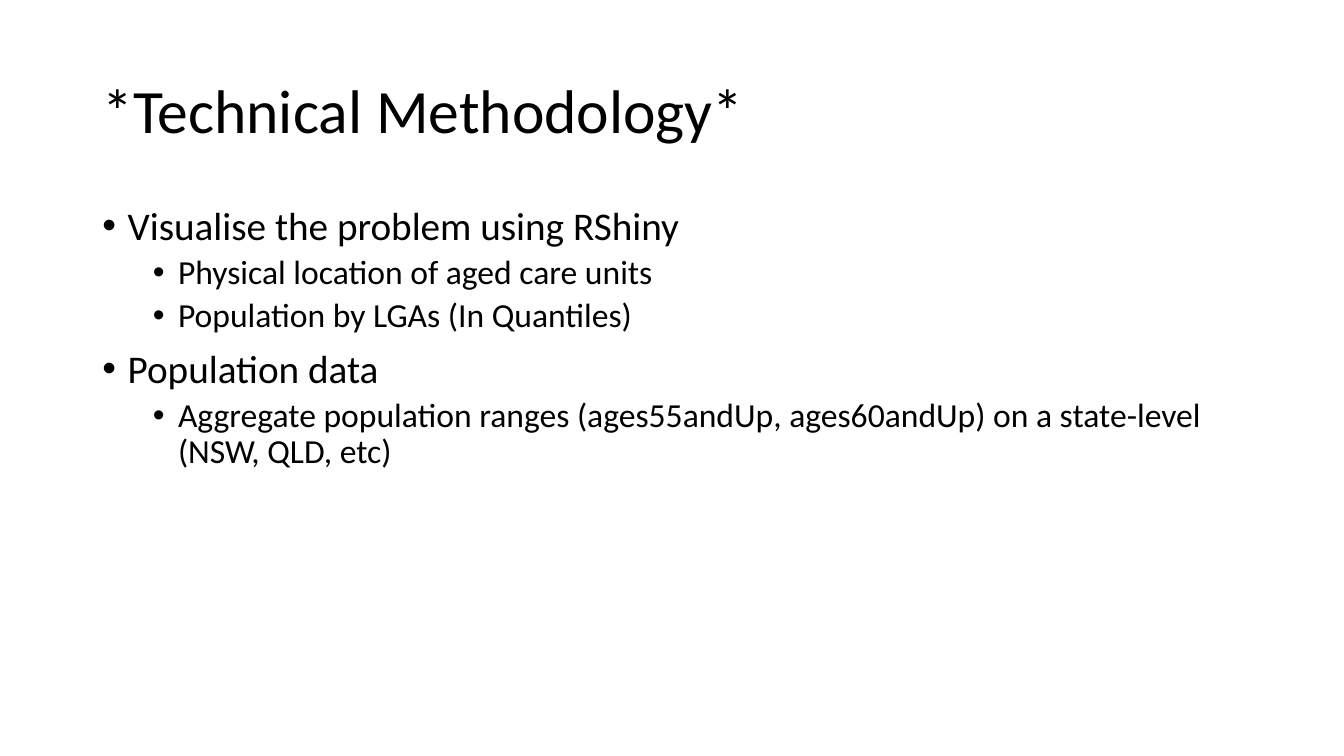
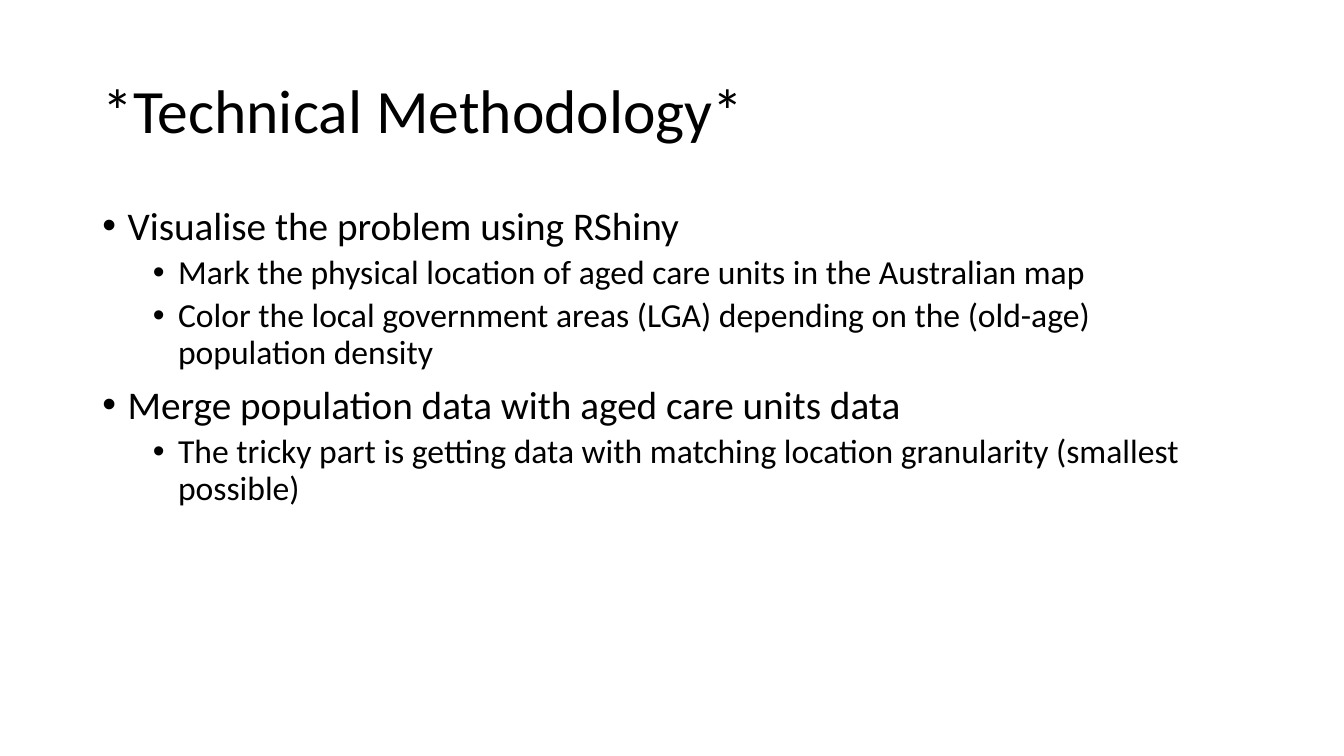
Before and after one commit to vdencarnacion/probset, a slide deck: slide 4 of final_presentation.pptx (slide 3 before the commit). Drawn at 1344x756 pixels with LibreOffice and Linux fonts; fonts in the diff are those of the drawing. Boxes give left, top, right and bottom in pixels: in the first picture for what was removed or moved away, otherwise in the second. Text is boxed around its words. In the diff, an @@ line names an element or a change of style, - is before the commit and + after.

Commit message:
focus on state-wide difference

```diff
--- a/final_presentation.pptx
+++ b/final_presentation.pptx
@@ text at [128,260,1178,506]: text changed @@
-  • Physical location of aged care units
-  • Population by LGAs (In Quantiles)
-• Population data
-  • Aggregate population ranges (ages55andUp, ages60andUp) on a state-level (NSW, QLD, etc)
+  • Mark the physical location of aged care units in the Australian map
+  • Color the local government areas (LGA) depending on the (old-age) population density
+• Merge population data with aged care units data
+  • The tricky part is getting data with matching location granularity (smallest possible)
```
Also in this commit, not shown: 2 other slides changed, 1 slide added, 1 slide removed, 4 other files.
